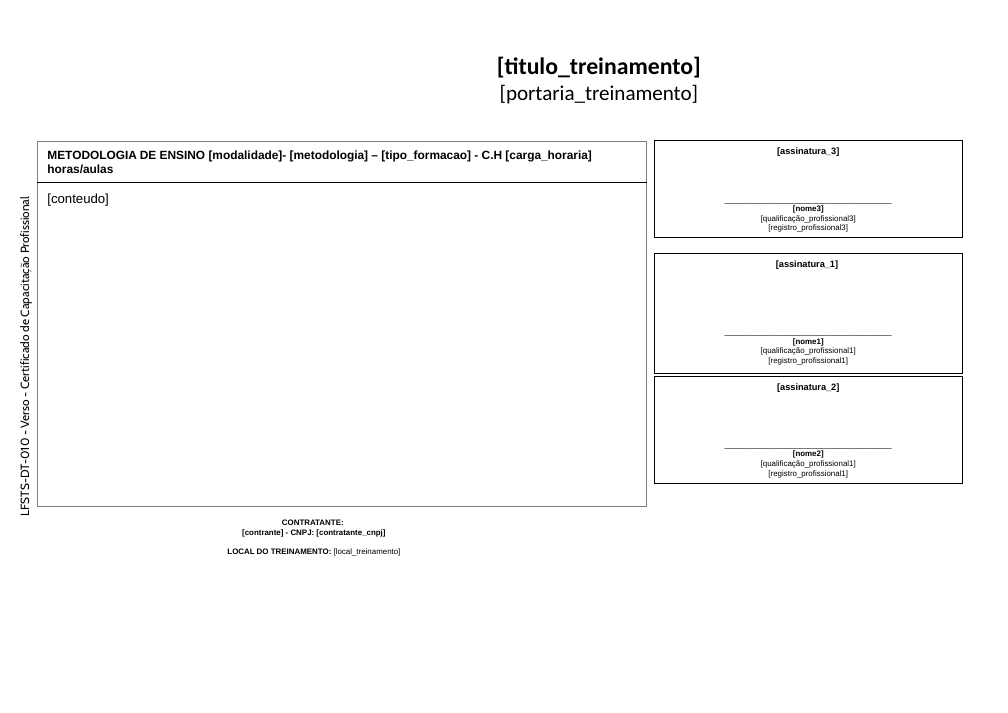
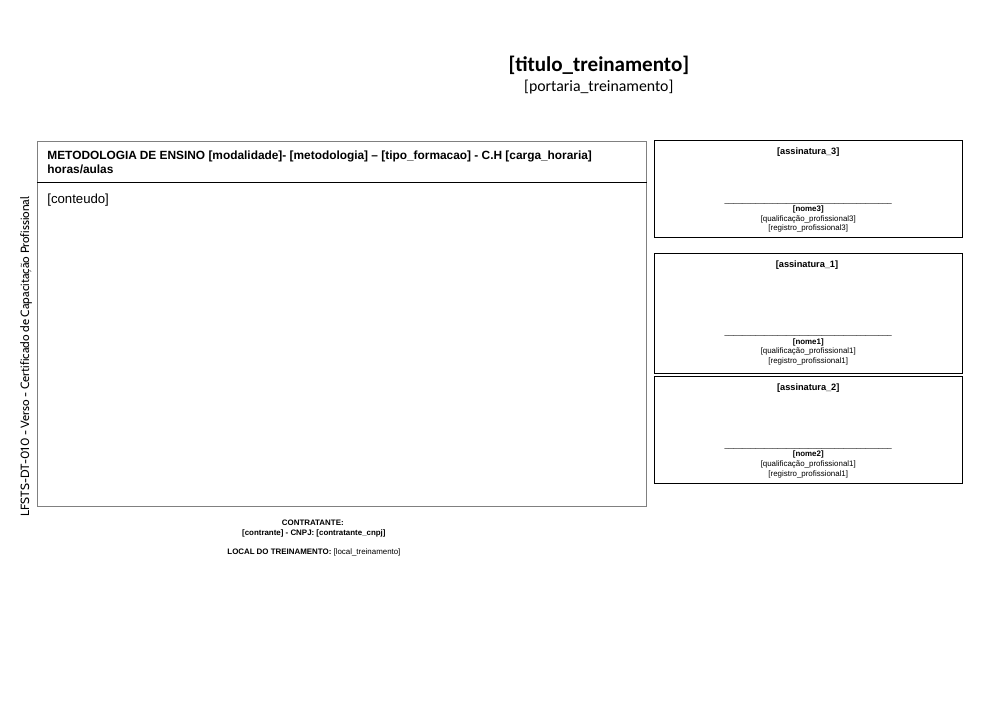
Before and after one commit to Programateca/lfsoares-front, a slide deck: slide 2 of public/templates/frente-verso-3a.pptx. Drawn at 1008x713 pixels with LibreOffice and Linux fonts; fonts in the diff are those of the drawing; background and template pictures are left out. Boxes give left, top, right and bottom in pixels: in the first picture for what was removed or moved away, otherwise in the second. Text is boxed around its words. In the diff, an @@ line names an element or a change of style, - is before the commit and + after.

Commit message:
fix: update Usuarios and Treinamentos components for better user feedback and add new styles in CSS

```diff
--- a/public/templates/frente-verso-3a.pptx
+++ b/public/templates/frente-verso-3a.pptx
@@ text "[titulo_treinamento]" at <box>509,55,690,94</box>: size 18 to 16 pt in "[titulo_treinamento]"; size 16 to 12 pt in "[portaria_treinamento]" @@
```
Also in this commit, not shown: 1 other slide changed, 10 other files.
